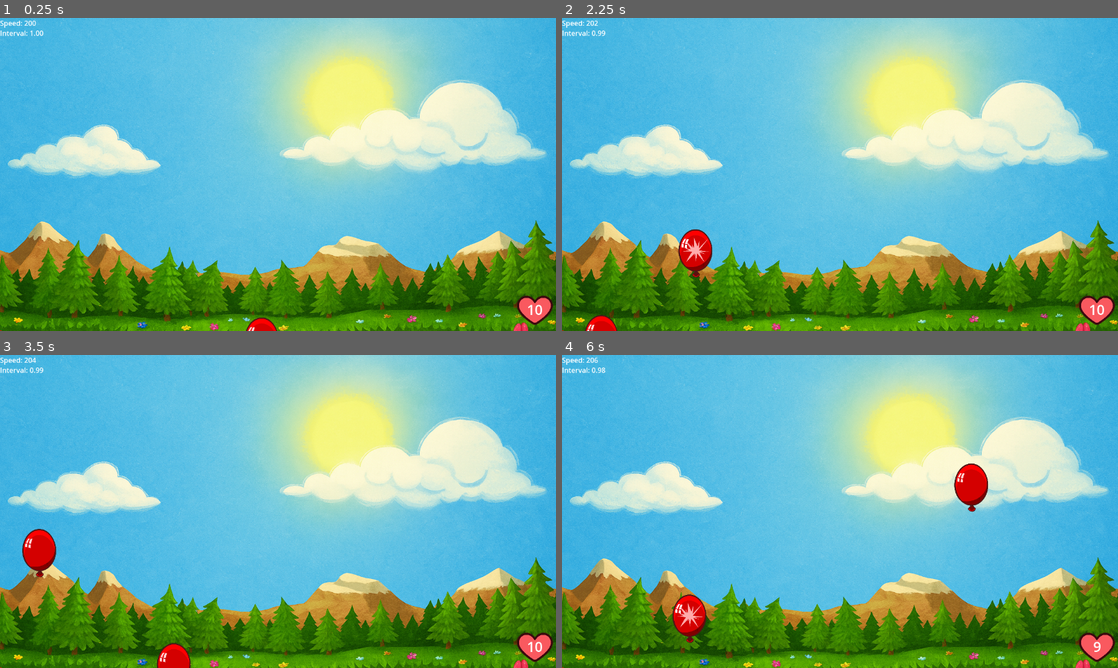
Above: before the commit, frames 1-4 (two rows, left to right).
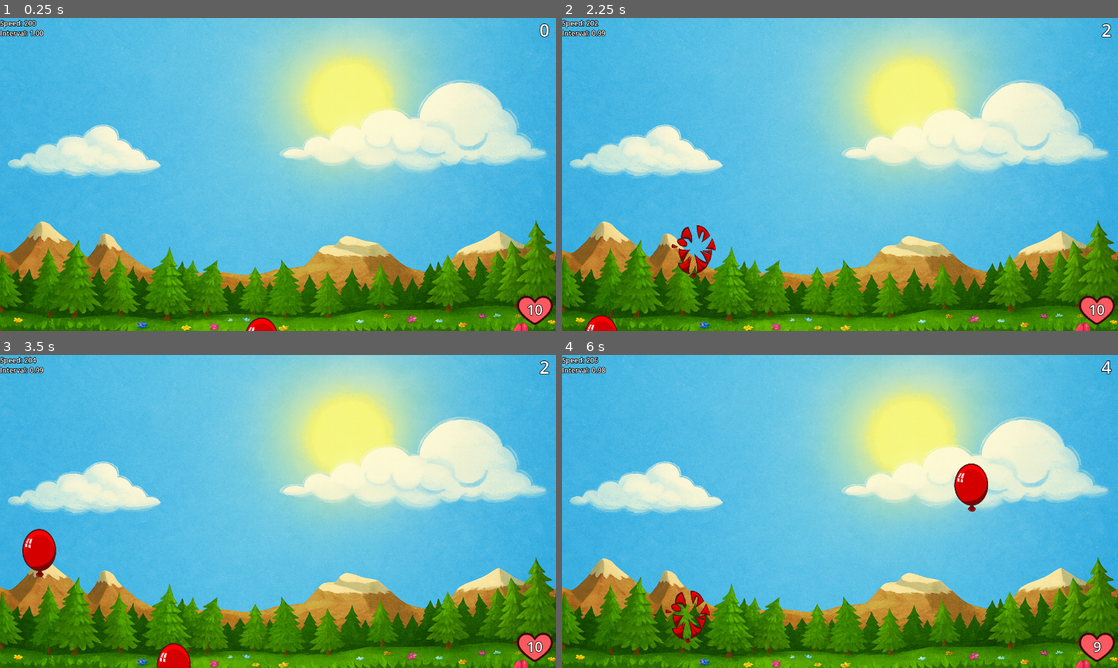
Above: after the commit, the same moments.

Repository: egorlepa/Balloon-Sucker-2
Game: Godot game, scene res://game.tscn
The game is run twice, just before and just after one commit, with the same random seed, the same clock (stepped at 60 frames per second) and the same inputs.
Inputs (mouse positions are in pixels of both pictures, inside the frame that each line leads up to):
- Up to frame 1 (0.25 s): no input
- Up to frame 2 (2.25 s): move the mouse to (823, 315) at 0.52 s; click (823, 315) at 0.67 s; move the mouse to (728, 190) at 1.27 s; click (728, 190) at 1.42 s; move the mouse to (695, 271) at 2.02 s; click (695, 271) at 2.17 s
- Up to frame 3 (3.5 s): move the mouse to (250, 574) at 2.77 s; click (250, 574) at 2.92 s
- Up to frame 4 (6 s): move the mouse to (734, 664) at 3.52 s; click (734, 664) at 3.67 s; move the mouse to (673, 464) at 4.27 s; click (673, 464) at 4.42 s; move the mouse to (973, 589) at 5.02 s; click (973, 589) at 5.17 s; move the mouse to (689, 636) at 5.77 s; click (689, 636) at 5.92 s

The runs differ from the first frame. In frame 1, 0.3% of the frame differs, in the area x 0-99%, y 0-96%; in frame 2, 1.1%; in frame 3, 0.3%; in frame 4, 1.1%.

Commit message:
asd

Diff:
--- a/balloon.gd
+++ b/balloon.gd
@@ -2,6 +2,8 @@
 
 @export var speed: float = 50.0
 @onready var sprite = $Sprite2D
+
+signal popped
 
 func _process(delta):
 	position.y -= speed * delta
@@ -11,6 +13,8 @@
 		_pop()
 
 func _pop():
+	emit_signal("popped")
+
 	$Area2D/CollisionShape2D.disabled = true
 	$Pop.play()
 	$AnimatedSprite2D.play("pop")
--- a/balloon.tscn
+++ b/balloon.tscn
@@ -32,7 +32,7 @@
 }],
 "loop": false,
 "name": &"pop",
-"speed": 25.0
+"speed": 50.0
 }]
 
 [sub_resource type="CircleShape2D" id="CircleShape2D_r345k"]
@@ -42,6 +42,7 @@
 script = ExtResource("2_4emby")
 
 [node name="AnimatedSprite2D" type="AnimatedSprite2D" parent="."]
+z_index = 5
 position = Vector2(0, 7)
 scale = Vector2(0.266602, 0.266602)
 sprite_frames = SubResource("SpriteFrames_m3gh5")
--- a/game.gd
+++ b/game.gd
@@ -3,6 +3,7 @@
 @onready var speed_label: Label = $DebugInfo/SpeedLabel
 @onready var spawn_interval_label: Label = $DebugInfo/SpawnIntervalLabel
 @onready var health_label: Label = $Health/Label
+@onready var score_label: Label = $ScoreLabel
 
 @onready var balloon_timer: Timer = $SpawnTimer
 var elapsed_time := 0.0
@@ -18,9 +19,11 @@
 var Balloon = preload("res://balloon.tscn")
 
 var health = 10
+var score = 0
 
 func _ready() -> void:
 	health_label.text = str(health)
+	score_label.text = str(score)
 	randomize()
 	balloon_timer.start(spawn_interval)
 	_spawn_balloon_batch()
@@ -46,6 +49,10 @@
 func _spawn_balloon_batch():
 	var b = Balloon.instantiate()
 	add_child(b)
+	b.popped.connect(func():
+		score += 1
+		score_label.text = str(score)
+	)
 
 	var viewport_width = get_viewport().get_visible_rect().size.x
 	var viewport_height = get_viewport().get_visible_rect().size.y
--- a/game.tscn
+++ b/game.tscn
@@ -1,15 +1,26 @@
-[gd_scene load_steps=7 format=3 uid="uid://cob40pnbjmg0a"]
+[gd_scene load_steps=9 format=3 uid="uid://cob40pnbjmg0a"]
 
 [ext_resource type="Script" uid="uid://cspbsbudsa0s7" path="res://game.gd" id="1_80nbo"]
 [ext_resource type="Texture2D" uid="uid://cn8n6xs6v8b3p" path="res://assets/background.png" id="2_e2o6t"]
 [ext_resource type="Texture2D" uid="uid://d1cne8wyx1kji" path="res://assets/heart.png" id="3_feb5d"]
 [ext_resource type="AudioStream" uid="uid://bp5awnhu2y5k6" path="res://assets/fart.mp3" id="4_fc0e3"]
 
+[sub_resource type="LabelSettings" id="LabelSettings_ryrav"]
+outline_size = 5
+outline_color = Color(0, 0, 0, 1)
+
 [sub_resource type="WorldBoundaryShape2D" id="WorldBoundaryShape2D_e2o6t"]
 normal = Vector2(0, 1)
 
 [sub_resource type="LabelSettings" id="LabelSettings_fc0e3"]
 font_size = 32
+outline_size = 5
+outline_color = Color(0, 0, 0, 1)
+
+[sub_resource type="LabelSettings" id="LabelSettings_7jktm"]
+font_size = 40
+outline_size = 5
+outline_color = Color(0, 0, 0, 1)
 
 [node name="Game" type="Node2D"]
 script = ExtResource("1_80nbo")
@@ -28,12 +39,14 @@
 offset_right = 57.0
 offset_bottom = 23.0
 text = "sample"
+label_settings = SubResource("LabelSettings_ryrav")
 
 [node name="SpawnIntervalLabel" type="Label" parent="DebugInfo"]
 offset_top = 23.0
 offset_right = 57.0
 offset_bottom = 46.0
 text = "sample"
+label_settings = SubResource("LabelSettings_ryrav")
 
 [node name="DespawnBoundary" type="Area2D" parent="."]
 position = Vector2(0, -96)
@@ -64,5 +77,14 @@
 [node name="Fart" type="AudioStreamPlayer" parent="."]
 stream = ExtResource("4_fc0e3")
 
+[node name="ScoreLabel" type="Label" parent="."]
+offset_left = 1156.0
+offset_right = 1265.0
+offset_bottom = 50.0
+text = "0"
+label_settings = SubResource("LabelSettings_7jktm")
+horizontal_alignment = 2
+vertical_alignment = 1
+
 [connection signal="timeout" from="SpawnTimer" to="." method="_on_spawn_timer_timeout"]
 [connection signal="area_entered" from="DespawnBoundary" to="." method="_on_despawn_boundary_area_entered"]
--- a/project.godot
+++ b/project.godot
@@ -1,3 +1,11 @@
+; Engine configuration file.
+; It's best edited using the editor UI and not directly,
+; since the parameters that go here are not all obvious.
+;
+; Format:
+;   [section] ; section goes between []
+;   param=value ; assign values to parameters
+
 config_version=5
 
 [application]
